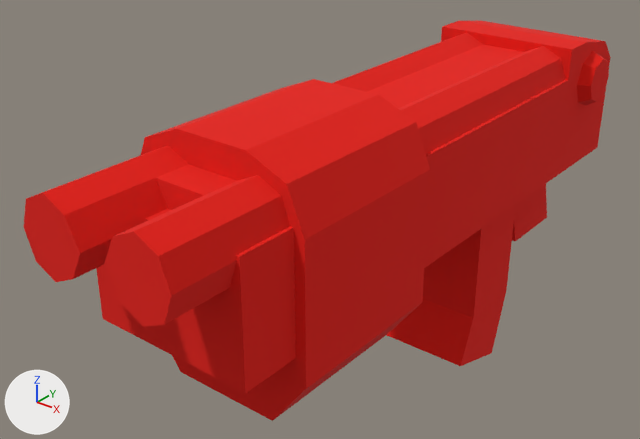
Before and after pictures for a commit that changed the glTF model player/guns/shotgun/shotgun.glb.
Rendered twice from a 50 mm lens placed at (-0.008, -1.054, 0.045), pointed at (-0.274, -0.721, -0.161). The lights are fixed; the arrows at lower left show +X, +Y and +Z. The older version comes first. Where no turn or scale is listed for an object, it has been applied to the vertices. Vertices at exactly the same position are counted once.
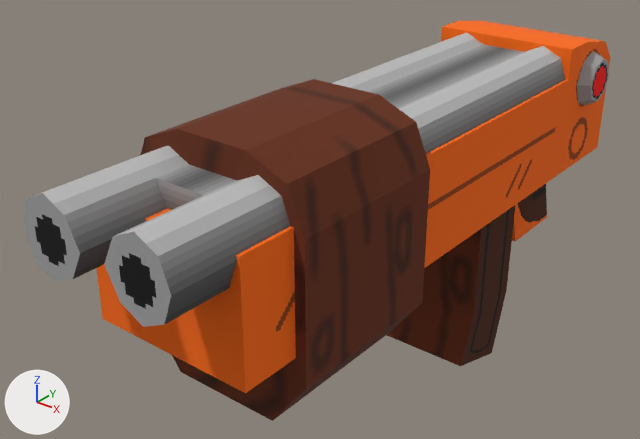
Commit message: add shotgun model

The change, as a list of edits to the scene's bpy script:
```text
Add img_shotgun:
    img_shotgun = load_image('shotgun', '_unpacked/shotgun', 256, 256, 'sRGB')
Change mat_shotgun:
    remove mat_shotgun.base_color = (0.8, 0.00567, 0.0)  # red #e71100
    add mat_shotgun.texture = img_shotgun
Change me_cube_002:
    where me_cube_002.from_pydata(...)  # 20 vertices, 36 faces; spans x -0.0407..0.0538, y -0.0875..-0.0009, z -0.0892..0.0328
    used by ob_cube_002; location = (-0.25, -0.7403, -0.1096)
    me_cube_002 part 1: texture (UV) coordinates of 36 of 36 faces, centred in x -0.0407..0.0538, y -0.0875..-0.0009, z -0.0892..0.0328, changed; they spanned u 0.12..0.88, v 0.0..1.0 and now span u 0.22..0.45, v 0.73..0.99
Change me_cube:
    where me_cube.from_pydata(...)  # 26 vertices, 44 faces; spans x -0.035..0.049, y -0.117..0.225, z -0.116..0.025
    used by ob_cube; location = (-0.25, -0.7403, -0.1096)
    me_cube part 2: texture (UV) coordinates of 44 of 44 faces, centred in x -0.035..0.049, y -0.117..0.218, z -0.116..0.025, changed; they spanned u 0.12..0.88, v 0.0..1.0 and now span u 0.04..1.0, v 0.01..0.93
Change me_cylinder:
    where me_cylinder.from_pydata(...)  # 45 vertices, 67 faces; spans x -0.041..0.041, y -0.148..0.158, z -0.013..0.024
    used by ob_cylinder; location = (-0.2432, -0.7403, -0.1096)
    me_cylinder part 3: texture (UV) coordinates of 67 of 67 faces, centred in x -0.039..0.039, y -0.148..0.158, z -0.011..0.023, changed; they spanned u 0.0..1.0, v 0.01..1.0 and now span u 0.53..0.99, v 0.93..1.0
```

Changed parts and their boxes [x1, y1, x2, y2] in the pictures (640 x 439 px):
'Cube.002', surface changed (red to brown)
    both: [141, 79, 430, 421]
'Cylinder', surface changed (red to grey)
    both: [24, 33, 565, 327]
'Cube', surface changed (red to brown)
    both: [96, 21, 611, 393]
'Cube.003', surface changed (red to brown)
    both: [387, 205, 515, 366]
'Cylinder.001', surface changed (red to grey)
    both: [577, 51, 609, 105]
